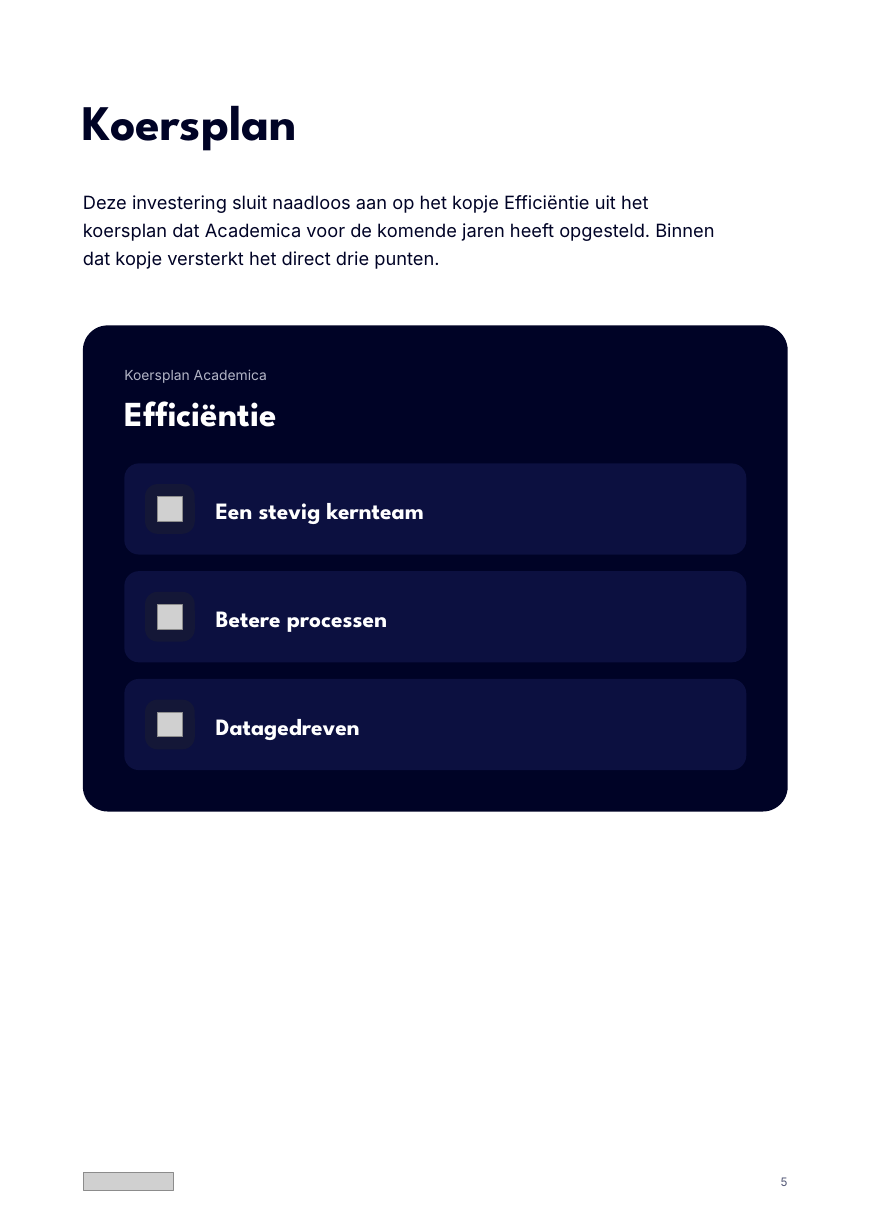
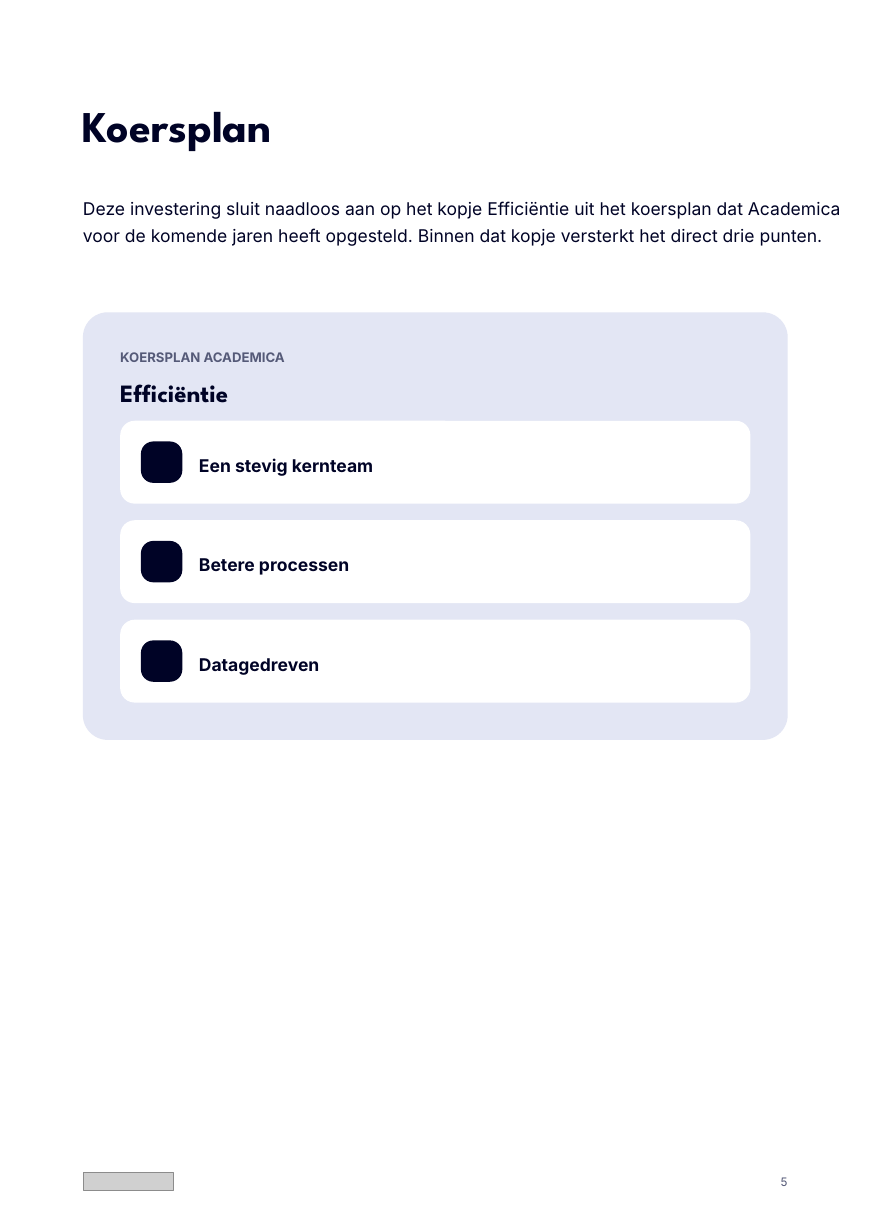
Before and after one commit to Dante-Eduface/Claude, a slide deck: slide 5 of Design/Concepts/document/eduface-document-bewerkbaar.pptx. Drawn at 871x1232 pixels with LibreOffice and Linux fonts; fonts in the diff are those of the drawing; grey boxes stand for pictures; background and template pictures are left out. Boxes give left, top, right and bottom in pixels: in the first picture for what was removed or moved away, otherwise in the second. Text is boxed around its words. In the diff, an @@ line names an element or a change of style, - is before the commit and + after.

```diff
--- a/Design/Concepts/document/eduface-document-bewerkbaar.pptx
+++ b/Design/Concepts/document/eduface-document-bewerkbaar.pptx
@@ text "Koersplan" at bbox=[83, 111, 272, 151]: size 34 to 30 pt; line spacing 34pt to 33pt @@
@@ text "Deze investering sluit naadloos aan ..." at bbox=[83, 201, 841, 246]: size 12.5 to 12 pt; line spacing 19.4pt to 18.6pt @@
@@ rounded rectangle: place and size @@
-rounded rectangle at bbox=[83, 325, 788, 812]
+rounded rectangle at bbox=[83, 313, 788, 740]
@@ rounded rectangle at bbox=[83, 313, 788, 740]: fill #000326 to #E3E6F4; proportions changed @@
@@ text at bbox=[120, 352, 285, 362]: text changed; size 9.5 to 9 pt; text colour #B3B5C6 to #555A78; bold on @@
-Koersplan Academica
+KOERSPLAN ACADEMICA
@@ text "Efficiëntie": place and size @@
-text "Efficiëntie" at bbox=[124, 401, 276, 427]
+text "Efficiëntie" at bbox=[120, 384, 228, 403]
@@ text "Efficiëntie" at bbox=[120, 384, 228, 403]: size 24 to 17 pt, text colour #FFFFFF to #000326; line spacing 26.4pt to 20.4pt @@
@@ rounded rectangle: place and size @@
-rounded rectangle at bbox=[124, 463, 747, 555]
+rounded rectangle at bbox=[120, 421, 750, 504]
@@ rounded rectangle: place and size @@
-rounded rectangle at bbox=[145, 484, 195, 534]
+rounded rectangle at bbox=[141, 441, 182, 482]
@@ text "Een stevig kernteam": place and size @@
-text "Een stevig kernteam" at bbox=[216, 503, 424, 524]
+text "Een stevig kernteam" at bbox=[199, 458, 373, 476]
@@ picture removed at bbox=[158, 496, 183, 521] @@
@@ rounded rectangle: place and size @@
-rounded rectangle at bbox=[124, 571, 747, 662]
+rounded rectangle at bbox=[120, 520, 750, 603]
@@ rounded rectangle: place and size @@
-rounded rectangle at bbox=[145, 592, 195, 641]
+rounded rectangle at bbox=[141, 541, 182, 582]
@@ text "Betere processen": place and size @@
-text "Betere processen" at bbox=[216, 611, 387, 632]
+text "Betere processen" at bbox=[199, 558, 349, 575]
@@ fill #0C1040 to #FFFFFF; proportions changed in 3 elements at bbox=[120, 421, 750, 504], bbox=[120, 520, 750, 603], bbox=[120, 619, 750, 702] @@
@@ rounded rectangle: place and size @@
-rounded rectangle at bbox=[124, 679, 747, 771]
+rounded rectangle at bbox=[120, 619, 750, 702]
@@ picture removed at bbox=[158, 605, 183, 630] @@
@@ fill #141737 to #000326; proportions changed in 3 elements at bbox=[141, 441, 182, 482], bbox=[141, 541, 182, 582], bbox=[141, 640, 182, 681] @@
@@ rounded rectangle: place and size @@
-rounded rectangle at bbox=[145, 699, 195, 749]
+rounded rectangle at bbox=[141, 640, 182, 681]
@@ size 16 to 12 pt, font League Spartan to Inter, text colour #FFFFFF to #000326; line spacing 18.4pt to 17.4pt in 3 elements at bbox=[199, 558, 349, 575], bbox=[199, 458, 373, 476], bbox=[199, 658, 319, 675] @@
@@ text "Datagedreven": place and size @@
-text "Datagedreven" at bbox=[216, 719, 360, 740]
+text "Datagedreven" at bbox=[199, 658, 319, 675]
@@ picture removed at bbox=[158, 712, 183, 737] @@
```
Also in this commit, not shown: 5 other slides changed, 30 other files.
